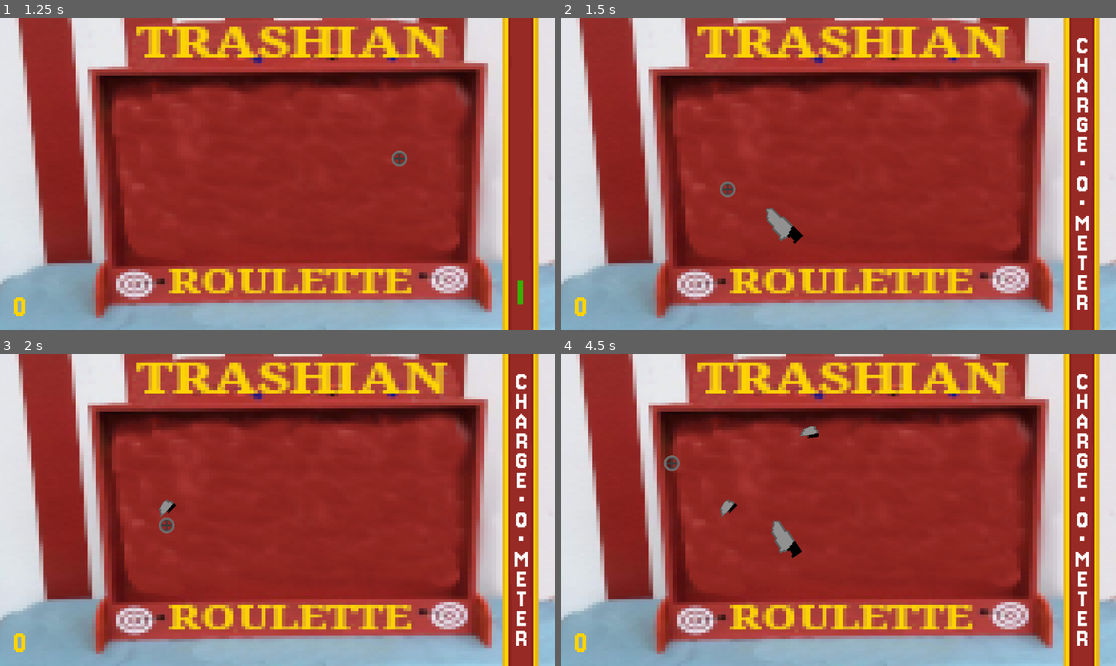
Above: before the commit, frames 1-4 (two rows, left to right).
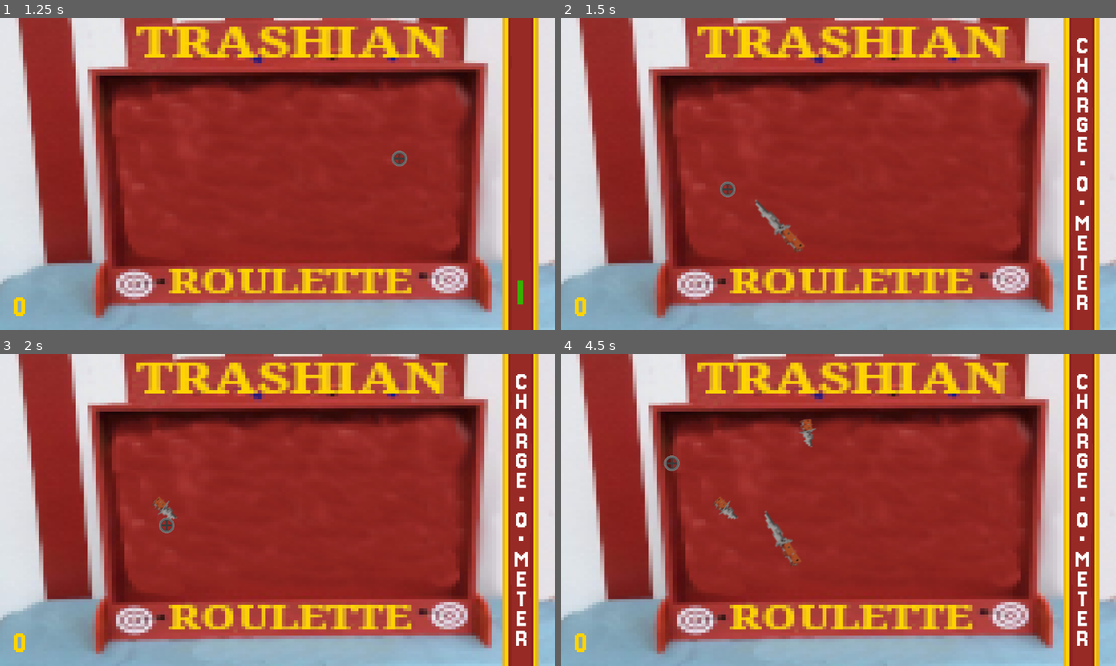
Above: after the commit, the same moments.

Repository: strawberry-p/trashian-roulette
Game: Godot game, scene res://main_scene.tscn
Same seed, same stepped clock (60 frames per second), same inputs: the game is played once before the commit and once after it.
Inputs (mouse positions are in pixels of both pictures, inside the frame that each line leads up to):
- Up to frame 1 (1.25 s): tap Enter at 0.5 s; move the mouse to (399, 158) at 0.52 s; press the mouse at (399, 158) at 0.53 s
- Up to frame 2 (1.5 s): tap Space at 1.25 s; move the mouse to (727, 189) at 1.27 s; release the mouse at (727, 189) at 1.28 s; click (727, 189) at 1.35 s
- Up to frame 3 (2 s): no input
- Up to frame 4 (4.5 s): move the mouse to (894, 441) at 2.02 s; press the mouse at (894, 441) at 2.03 s; tap Enter at 2.75, 4.25 s; move the mouse to (810, 572) at 2.77 s; release the mouse at (810, 572) at 2.78 s; click (810, 572) at 2.85 s; tap Space at 3.5 s; move the mouse to (1005, 556) at 3.52 s; press the mouse at (1005, 556) at 3.53 s; move the mouse to (672, 463) at 4.27 s; release the mouse at (672, 463) at 4.28 s; click (672, 463) at 4.35 s

Frame 1 is identical in both runs. In frame 2, 0.4% of the frame differs, in the area x 34-44%, y 58-76%; in frame 3, 0.2%; in frame 4, 0.7%, in the area x 27-47%, y 20-68%.
Error in both runs: Assertion failed. (res://scripts/balloon_spawner.gd:72)

Commit message:
perticles

Diff:
--- /dev/null
+++ b/explosion.tscn
@@ -0,0 +1,40 @@
+[gd_scene load_steps=8 format=3 uid="uid://cwredipt3oh4t"]
+
+[sub_resource type="Gradient" id="Gradient_7rj46"]
+colors = PackedColorArray(0.043137256, 0.32156864, 0.67058825, 1, 0.040200002, 0.3236102, 0.67, 0)
+
+[sub_resource type="GradientTexture2D" id="GradientTexture2D_q7epf"]
+gradient = SubResource("Gradient_7rj46")
+fill = 1
+fill_from = Vector2(0.51282054, 0.50427353)
+
+[sub_resource type="Gradient" id="Gradient_q7epf"]
+colors = PackedColorArray(1, 1, 1, 1, 1, 1, 1, 0)
+
+[sub_resource type="GradientTexture1D" id="GradientTexture1D_vxas0"]
+gradient = SubResource("Gradient_q7epf")
+
+[sub_resource type="Curve" id="Curve_vxas0"]
+_data = [Vector2(0, 1), 0.0, 0.0, 0, 0, Vector2(1, 0), 0.0, 0.0, 0, 0]
+point_count = 2
+
+[sub_resource type="CurveTexture" id="CurveTexture_j4sxf"]
+curve = SubResource("Curve_vxas0")
+
+[sub_resource type="ParticleProcessMaterial" id="ParticleProcessMaterial_m5xho"]
+lifetime_randomness = 0.5
+particle_flag_disable_z = true
+spread = 180.0
+initial_velocity_min = 200.0
+initial_velocity_max = 400.0
+gravity = Vector3(0, 98, 0)
+scale_min = 0.19999999
+scale_max = 0.5
+scale_curve = SubResource("CurveTexture_j4sxf")
+color_ramp = SubResource("GradientTexture1D_vxas0")
+
+[node name="Node2D" type="GPUParticles2D"]
+amount = 50
+texture = SubResource("GradientTexture2D_q7epf")
+explosiveness = 1.0
+process_material = SubResource("ParticleProcessMaterial_m5xho")
--- a/objects/balloon.tscn
+++ b/objects/balloon.tscn
@@ -178,8 +178,10 @@
 }
 
 [node name="AnimatedSprite2D" type="AnimatedSprite2D" parent="."]
-scale = Vector2(1.6162407, 1.6162407)
+modulate = Color(1, 1, 1, 0.6784314)
+scale = Vector2(1e-05, 1e-05)
 sprite_frames = SubResource("SpriteFrames_o3jxj")
+animation = &"pop"
 
 [node name="AudioStreamPlayer2D" type="AudioStreamPlayer2D" parent="."]
 stream = ExtResource("20_3k386")
@@ -187,7 +189,7 @@
 
 [node name="Sprite2D" type="Sprite2D" parent="."]
 rotation = 0.18230061
-scale = Vector2(2.8688722, 2.8688722)
+scale = Vector2(1e-05, 1e-05)
 texture = ExtResource("21_j1fmh")
 
 [node name="Label" type="Label" parent="."]
--- a/objects/knife.tscn
+++ b/objects/knife.tscn
@@ -1,14 +1,16 @@
 [gd_scene load_steps=5 format=3 uid="uid://cbrmandc76c7p"]
 
 [ext_resource type="Script" uid="uid://c4rknauvbgoba" path="res://scripts/knife.gd" id="1_f3qjk"]
-[ext_resource type="Texture2D" uid="uid://d3sict0w641u7" path="res://sprites/knife.png" id="2_bx2o7"]
+[ext_resource type="Texture2D" uid="uid://yp82eqxjpf1u" path="res://sprites/knife2.png" id="2_bx2o7"]
 [ext_resource type="AudioStream" uid="uid://5qkypkg1krkg" path="res://other/oh_no.wav" id="3_bx2o7"]
 
 [sub_resource type="RectangleShape2D" id="RectangleShape2D_6jybn"]
-size = Vector2(39.00003, 126)
+size = Vector2(39.00003, 134)
 
 [node name="Knife" type="RigidBody2D" groups=["knife"]]
+modulate = Color(0.65882355, 0.65882355, 0.65882355, 1)
 z_index = 1
+texture_filter = 2
 gravity_scale = 0.0
 lock_rotation = true
 freeze = true
@@ -19,7 +21,7 @@
 curve = 0
 
 [node name="CollisionShape2D" type="CollisionShape2D" parent="."]
-position = Vector2(0, -4.5)
+position = Vector2(30, -1)
 rotation = 1.5707964
 shape = SubResource("RectangleShape2D_6jybn")
 
--- a/scripts/balloon.gd
+++ b/scripts/balloon.gd
@@ -7,14 +7,18 @@
 var bln1 = preload("res://sprites/balloon/bln1.png")
 var bln2 = preload("res://sprites/balloon/bln2.png")
 var bln3 = preload("res://sprites/balloon/bln3.png")
+var explosion = preload("res://explosion.tscn")
 
 func _ready() -> void:
-	pass
+	var tween = create_tween()
+	tween.set_pause_mode(Tween.TWEEN_PAUSE_PROCESS)
+	tween.set_trans(Tween.TRANS_EXPO)
+	tween.tween_property($Sprite2D, "scale", Vector2(2.9,2.9), 0.5)
+	tween.play()
 
 func init(pos: Vector2, label: String, ii):
 	position = pos
 	filepath = label
-	$AnimatedSprite2D.visible = false
 	$Sprite2D.texture = [bln1, bln2, bln3][randi_range(0, 2)]
 	$Sprite2D.rotation_degrees = randi_range(-180, 180)
 	$Label.text = label.split("/")[len(label.split("/"))-1]
@@ -34,7 +38,9 @@
 			if cam && cam.has_method("shake"):
 				cam.shake(10.0)
 			get_parent().get_node("Chat").balloon_popped.emit($Label.text)
-			$AudioStreamPlayer2D.pitch_scale = randf() * 0.7 + 0.7
+			var expl = explosion.instantiate()
+			add_child(expl)
+			$AudioStreamPlayer2D.pitch_scale = randf() * 0.7 + 0.8
 			$AudioStreamPlayer2D.playing = true
 			$AnimatedSprite2D.visible = true
 			$Sprite2D.visible = false
--- a/scripts/knife.gd
+++ b/scripts/knife.gd
@@ -41,17 +41,19 @@
 		moved = true
 	elif !stopped:
 		stopped = true
+		scale.x = -0.3
 		$CollisionShape2D.set_deferred("disabled", false)
 		onStop.call()
 
-	if scale.x > 0.2:
+	if scale.x > 0.3:
 		scale.x -= 0.03
+
 func _process(delta: float) -> void:
 	if len(get_colliding_bodies()) < 1 and moved and global_position.distance_squared_to(dir) < 4.0:
-			moved = false
-			$AudioStreamPlayer2D.pitch_scale = randf() * 2
-			$AudioStreamPlayer2D.seek(0)
-			$AudioStreamPlayer2D.playing = true
+		moved = false
+		$AudioStreamPlayer2D.pitch_scale = randf() * 0.7 + 0.7
+		$AudioStreamPlayer2D.seek(0)
+		$AudioStreamPlayer2D.playing = true
 
 func collided():
 	has_collided = true
Binary file added: sprites/knife2.png
Not shown, added: sprites/knife2.png.import
